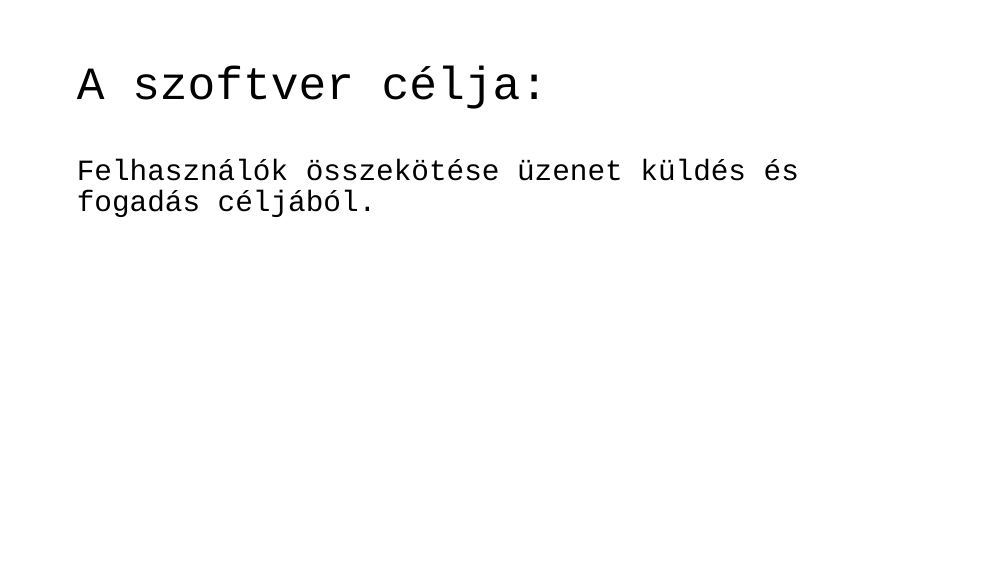
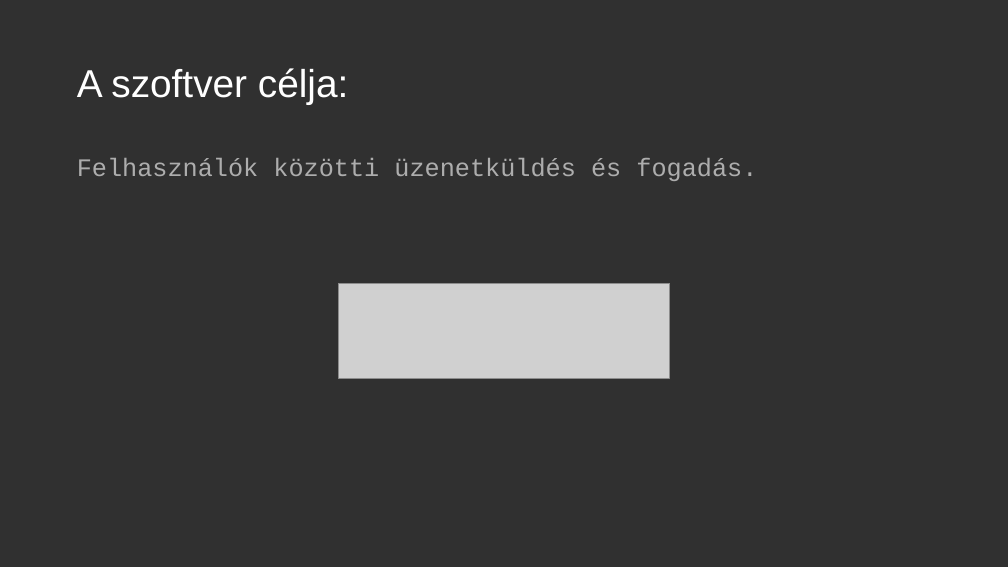
Before and after one commit to BencsikAttila/message-app, a slide deck: slide 2 of docs/Message-App.pptx. Drawn at 1008x567 pixels with LibreOffice and Linux fonts; fonts in the diff are those of the drawing; grey boxes stand for pictures. Boxes give left, top, right and bottom in pixels: in the first picture for what was removed or moved away, otherwise in the second. Text is boxed around its words. In the diff, an @@ line names an element or a change of style, - is before the commit and + after.

```diff
--- a/docs/Message-App.pptx
+++ b/docs/Message-App.pptx
@@ background #FFFFFF to #303030 @@
@@ title "A szoftver célja:" at (77,68,349,104): size 44 to 37 pt, font Courier New to Arial, text colour #000000 to #FFFFFF @@
@@ text at (77,158,757,181): text changed; size 28 to 24 pt; text colour #000000 to #ADADAD @@
-Felhasználók összekötése üzenet küldés és fogadás céljából.
+Felhasználók közötti üzenetküldés és fogadás.
@@ picture added at (338,284,670,379) @@
```
Also in this commit, not shown: 8 other slides changed, 3 slides added, 3 slides removed.
